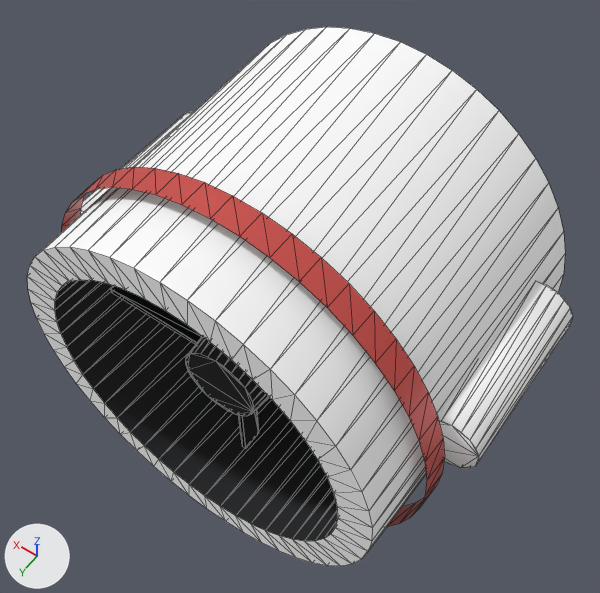
Renders of the glTF model models/mod_bow_primary_telescope.glb from each side of a commit.
Camera for both pictures: a 50 mm camera at (-1.78, 3.42, 3.91) aimed at (-0.01, 0.94, 0.02). Every picture has the same lights, and +X, +Y and +Z are marked at lower left. The first picture is the older version. Mesh edges are drawn as thin lines. Where no turn or scale is listed for an object, it has been applied to the vertices.

The older version as bpy lines, for what is in view:
```python
mat_mat_gunmetal_structural = principled_material('MAT_Gunmetal_Structural')
mat_mat_gunmetal_structural.base_color = (1.0, 1.0, 1.0)  # white #ffffff
mat_mat_gunmetal_structural.metallic = 0.88
mat_mat_gunmetal_structural.roughness = 1.0
mat_mat_hull_white_paint = principled_material('MAT_Hull_White_Paint')
mat_mat_hull_white_paint.base_color = (1.0, 1.0, 1.0)  # white #ffffff
mat_mat_hull_white_paint.metallic = 0.1
mat_mat_hull_white_paint.roughness = 1.0
me_bowtelescope_baffle_spider = bpy.data.meshes.new('BowTelescope_Baffle_Spider')
me_bowtelescope_baffle_spider.from_pydata(...)  # 184 vertices, 252 faces; spans x -0.96..0.96, y 0.05..1.95, z -0.96..0.96
me_bowtelescope_baffle_spider.materials.append(mat_mat_dark_baffle_matte)  # black #212224
me_bowtelescope_rim_trackers = bpy.data.meshes.new('BowTelescope_Rim_Trackers')
me_bowtelescope_rim_trackers.from_pydata(...)  # 176 vertices, 248 faces; spans x -1.42..1.42, y 0.33..1.95, z -1.16..1.16
me_bowtelescope_rim_trackers.materials.append(mat_mat_gunmetal_structural)  # white #ffffff
me_bowtelescope_shroud = bpy.data.meshes.new('BowTelescope_Shroud')
me_bowtelescope_shroud.from_pydata(...)  # 96 vertices, 96 faces; spans x -1.24..1.24, y 0.0..1.95, z -1.24..1.24
me_bowtelescope_shroud.materials.append(mat_mat_hull_white_paint)  # white #ffffff
ob_bowtelescope_baffle_spider = bpy.data.objects.new('BowTelescope_Baffle_Spider', me_bowtelescope_baffle_spider)
ob_bowtelescope_baffle_spider.location = (0.0, 0.0, 0.0)
ob_bowtelescope_rim_trackers = bpy.data.objects.new('BowTelescope_Rim_Trackers', me_bowtelescope_rim_trackers)
ob_bowtelescope_rim_trackers.location = (0.0, 0.0, 0.0)
ob_bowtelescope_shroud = bpy.data.objects.new('BowTelescope_Shroud', me_bowtelescope_shroud)
ob_bowtelescope_shroud.location = (0.0, 0.0, 0.0)
# also in view: 'BowTelescope_Apollo_Band' at (0.0, 1.52, 0.0)
```
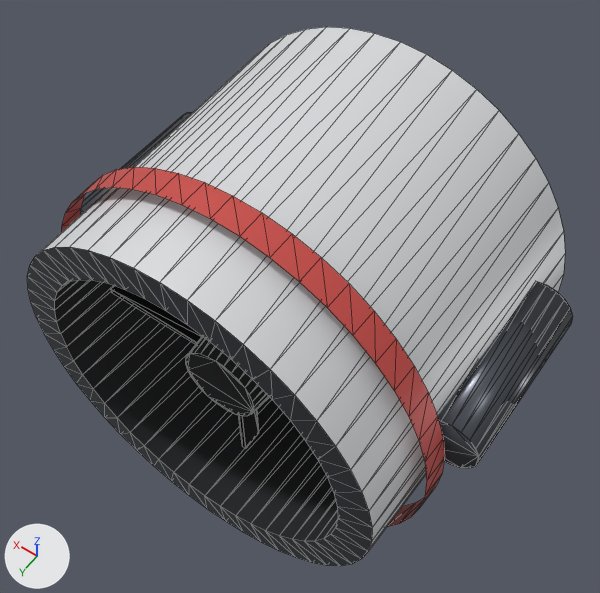
Edits to the scene script, one JSON object a line:
```json
{"op": "set", "path": "mat_mat_gunmetal_structural.base_color", "old": "(1.0, 1.0, 1.0)", "new": "(0.11, 0.12, 0.14)", "note": "white #ffffff -> dark grey #5d6169"}
{"op": "set", "path": "mat_mat_gunmetal_structural.roughness", "old": "1.0", "new": "0.33"}
{"op": "set", "path": "mat_mat_hull_white_paint.base_color", "old": "(1.0, 1.0, 1.0)", "new": "(0.72, 0.73, 0.75)", "note": "white #ffffff -> light grey #dddee1"}
{"op": "set", "path": "mat_mat_hull_white_paint.roughness", "old": "1.0", "new": "0.44"}
```

Where the change shows, as pixel boxes (x1, y1, x2, y2) in the pictures (600 x 593 px):
```json
{"object": "BowTelescope_Shroud", "change": "recoloured, surface changed", "before": [37, 27, 564, 551], "after": [37, 27, 564, 551], "on screen": "white to light grey"}
{"object": "BowTelescope_Rim_Trackers", "change": "recoloured, surface changed", "before": [27, 112, 573, 566], "after": [27, 112, 573, 566]}
```
